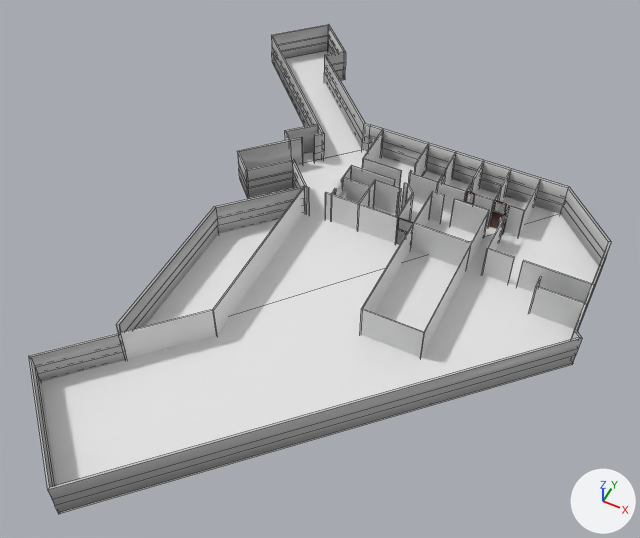
The Blender file wilkinson.blend as it was, and as the next commit left it.
Camera for both pictures: a 50 mm camera at (23.4, -45.4, 49.5) aimed at (4.1, -6.7, 1.1). The axes (+X, +Y, +Z) are drawn at lower right. The lights are the same throughout. Mesh edges are drawn as thin lines on the coarser meshes.

The first picture shows 'floor', 'innerwall', 'outerwall'.
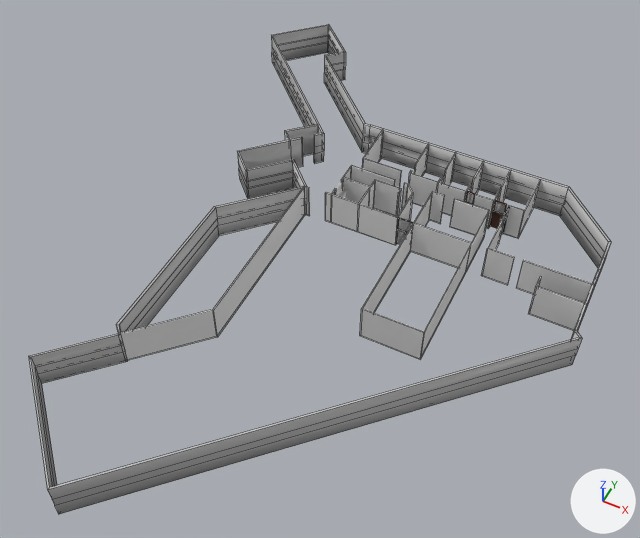
Changed parts and their boxes [x1, y1, x2, y2] in the pictures (640 x 538 px):
```json
{"object": "floor", "change": "hidden", "before": [41, 51, 602, 514]}
```

The change, as JSON lines over the scene's bpy script:
```json
{"op": "add", "block": "ob_floor", "code": "ob_floor.hide_set(True)"}
```
